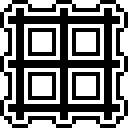
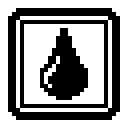
Revision of a layered (128, 128) image; what changed, layer by layer:
removed layer "Pasted Layer" over [88, 0, 128, 128]
added layer "locked #7" above "locked #4" over [40, 28, 88, 100]
added layer "locked #4" above "canvas grid" over [8, 8, 120, 120]
hid "canvas grid", painted on it over [0, 0, 128, 128]
